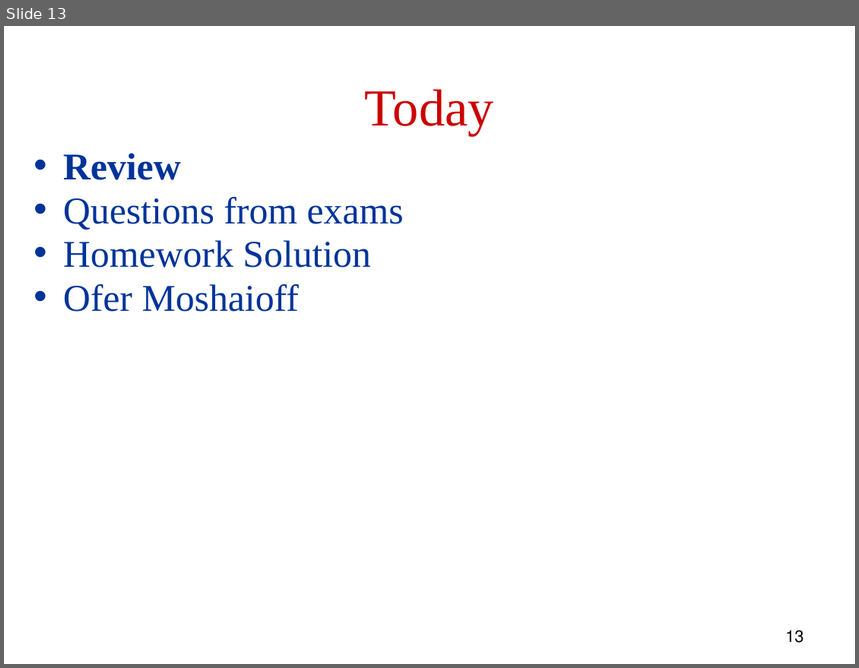
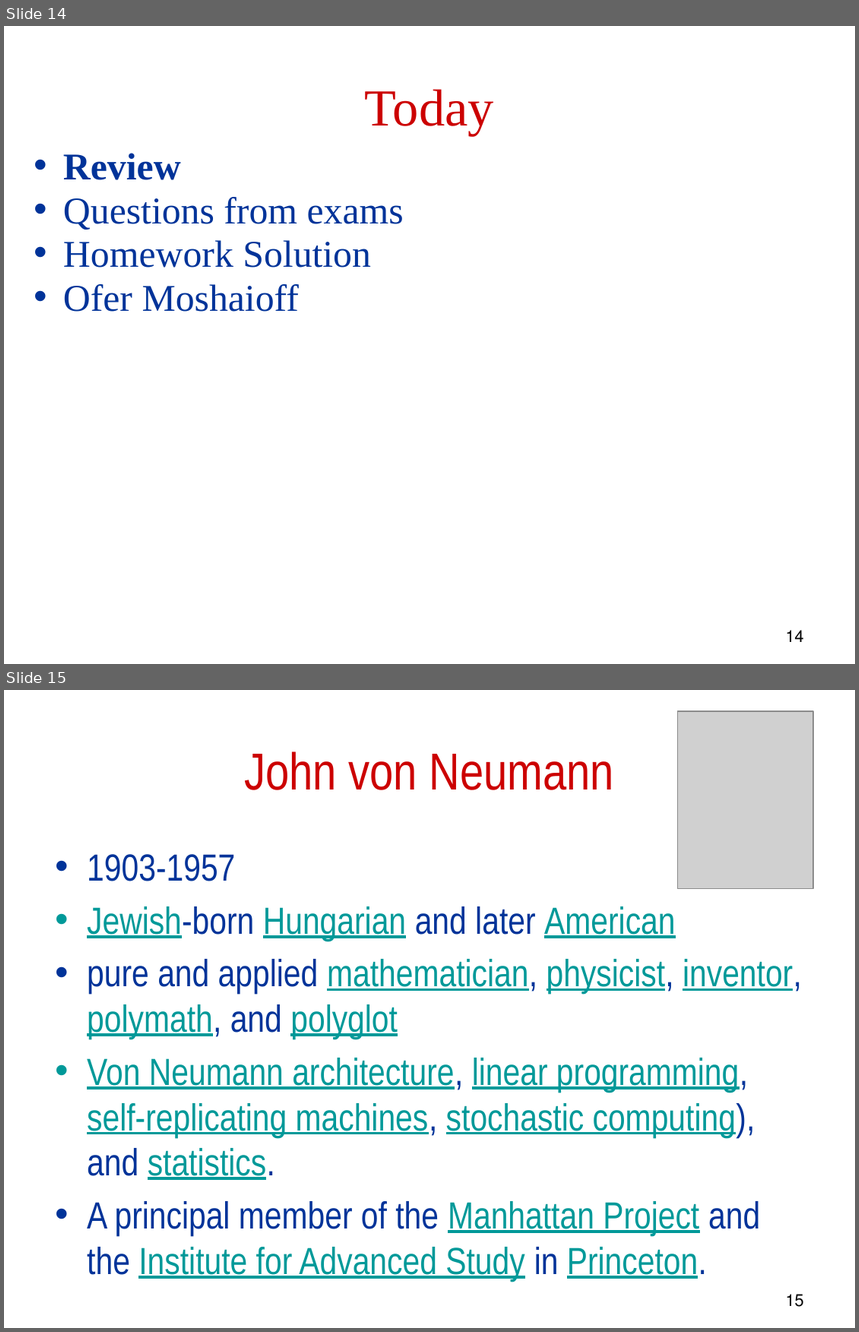
Before and after one commit to robintux/gip, a slide deck: Sessions/5/gip5.pptx. Shown one above the other, each under a label of ours: slide 13 before the commit, slides 14 and 15 after it. The pictures are 859x668 and 859x1332 pixels, drawn with LibreOffice and Linux fonts; fonts in the diff are those of the drawing; grey boxes stand for pictures. Boxes give left, top, right and bottom in pixels: in the first picture for what was removed or moved away, otherwise in the second. Text is boxed around its words. In the diff, an @@ line names an element or a change of style, - is before the commit and + after.

Commit message:
Woz and von Neumann

```diff
--- a/Sessions/5/gip5.pptx
+++ b/Sessions/5/gip5.pptx
@@ slide 15 added at (4,690,855,1328), background #FFFFFF @@
@@ picture added at (678,711,813,888) @@
@@ title added at (244,752,614,790), 44 pt, text #CC0000 @@
+John von Neumann
@@ text added at (87,854,802,1281), 32 pt, text #009999, underline @@
+• 1903-1957
+• Jewish-born Hungarian and later American
+• pure and applied mathematician, physicist, inventor, polymath, and polyglot
+• Von Neumann architecture, linear programming, self-replicating machines, stochastic computing), and statistics.
+• A principal member of the Manhattan Project and the Institute for Advanced Study in Princeton.
@@ page number added at (786,1294,804,1307), 14 pt, text #000000 @@
+15
@@ what was slide 13 is now slide 14 @@
@@ page number at (786,630,804,642): text changed @@
-13
+14
```
Also in this commit, not shown: 1 slide changed, 1 other slide added.
